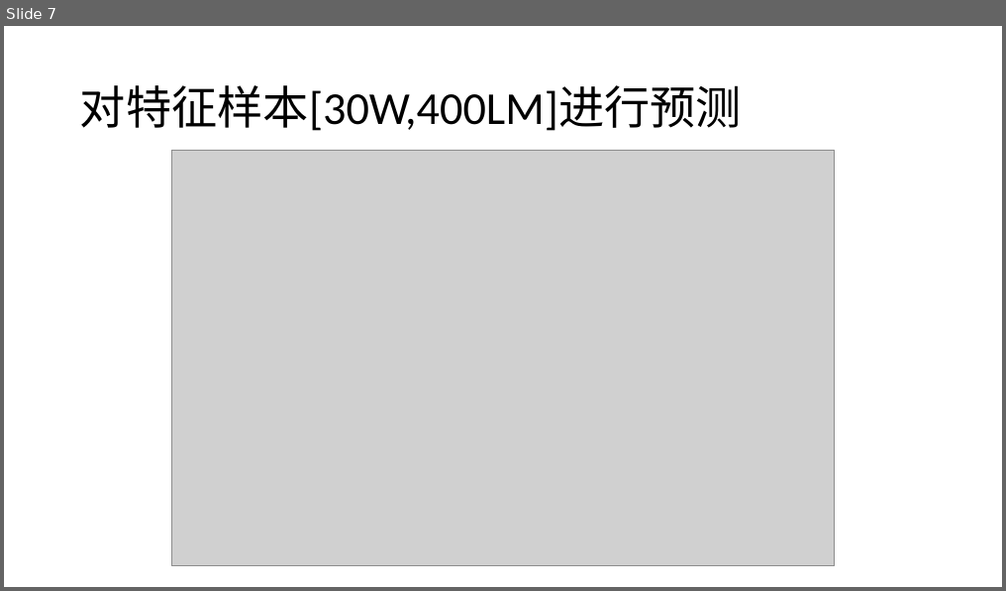
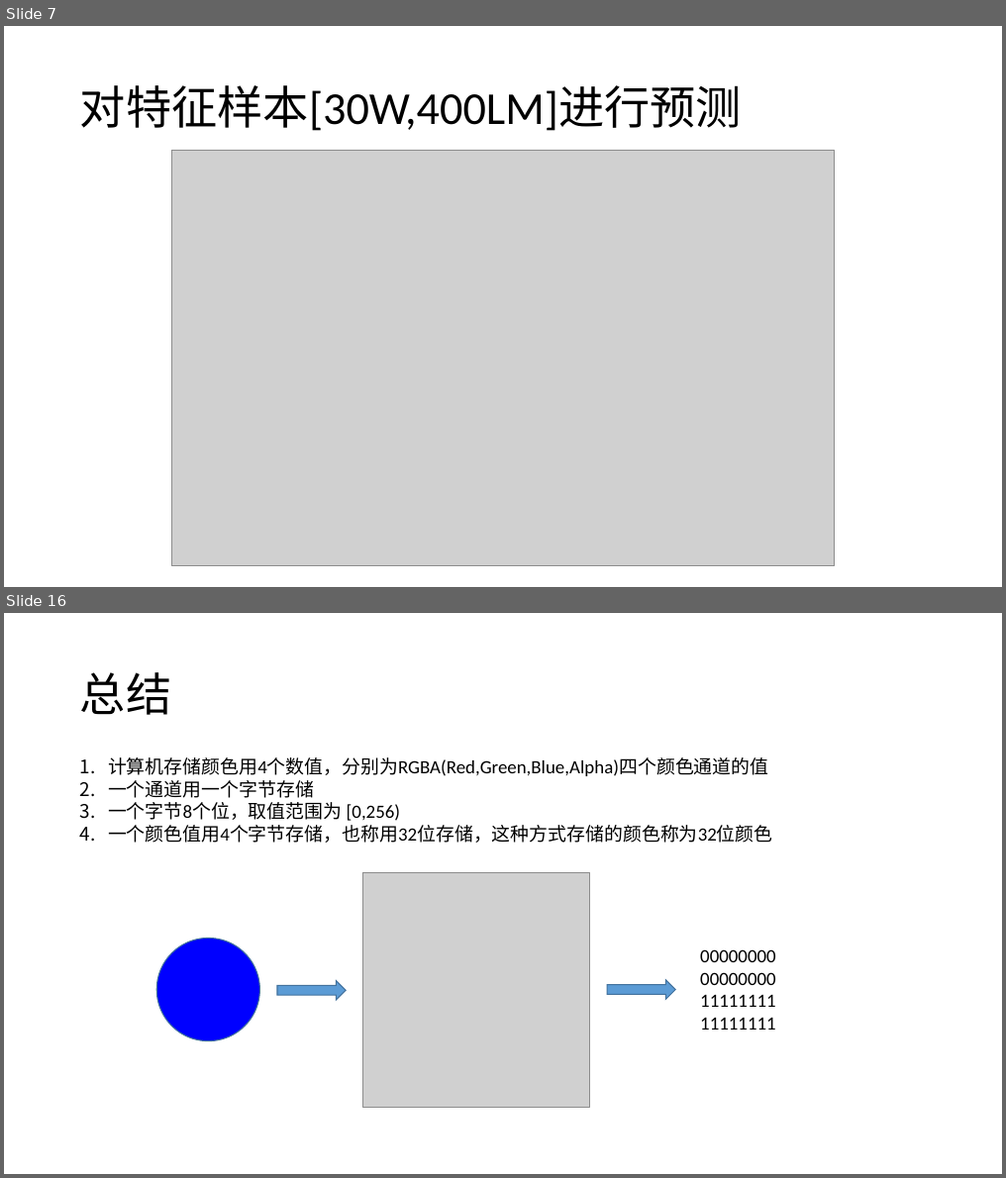
Before and after one commit to plter/HandwriteRecognizerCourse, a slide deck: 机器学习之手写识别.pptx. Shown one above the other, each under a label of ours: slide 7 before the commit, slides 7 and 16 after it; the slides between them are not shown. The pictures are 1006x591 and 1006x1178 pixels, drawn with LibreOffice and Linux fonts; fonts in the diff are those of the drawing; grey boxes stand for pictures. Boxes give left, top, right and bottom in pixels: in the first picture for what was removed or moved away, otherwise in the second. Text is boxed around its words. In the diff, an @@ line names an element or a change of style, - is before the commit and + after.

```diff
--- a/机器学习之手写识别.pptx
+++ b/机器学习之手写识别.pptx
@@ slide 16 added at <box>4,613,1002,1174</box>, background #FFFFFF @@
@@ title added at <box>80,672,171,715</box>, 44 pt, text #000000 @@
+总结
@@ text added at <box>108,758,773,843</box>, 18 pt, text #000000 @@
+1. 计算机存储颜色用4个数值，分别为RGBA(Red,Green,Blue,Alpha)四个颜色通道的值
+2. 一个通道用一个字节存储
+3. 一个字节8个位，取值范围为 [0,256)
+4. 一个颜色值用4个字节存储，也称用32位存储，这种方式存储的颜色称为32位颜色
@@ picture added at <box>363,872,590,1107</box> @@
@@ ellipse added at <box>156,939,260,1042</box>, fill #0000FF, outline #43739E 1 pt @@
@@ text added at <box>700,950,776,1030</box>, 18 pt, text #000000 @@
+00000000
+00000000
+11111111
+11111111
@@ right arrow added at <box>277,980,346,1000</box>, fill #5B9BD5, outline #43739E 1 pt @@
@@ right arrow added at <box>607,980,675,999</box>, fill #5B9BD5, outline #43739E 1 pt @@
```
Also in this commit, not shown: 9 other slides added, 9 other files.
